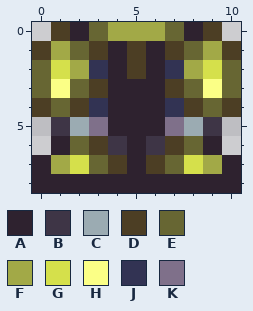
One commit to this pixel-art sprite: Items/Armor/MonsterHunter/HighRank/RathianGreaveXs.png. Above, as it was before the edit.
The file is 22x18 pixels, drawn in blocks of 2x2; one block is one cell here.
Palette (. is transparent): A #2e222f  B #3e3546  C #9babb2  D #4c3e24  E #676633  F #a2a947  G #d5e04b  H #fbff86  J #323353  K #7f708a
The same view after the edit:
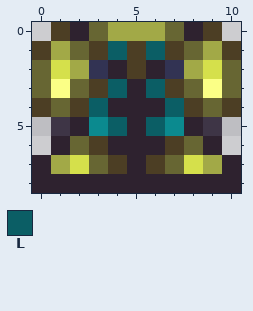
Colours new in this view: L #0b5e65
The author wrote: Nargacuga Greaves
From old to new:
colour K: #7f708a -> #0b8a8f
Changed rows in their new state; - is a pixel that keeps its letter.
first column x 2:
1 --L-L--
3 --L-L--
4 -L---L-
5 A-L-L-A
6 --A-A--
Changed places in both pictures, as pixel boxes (x1, y1, x2, y2):
changed: (70, 41, 203, 155)
